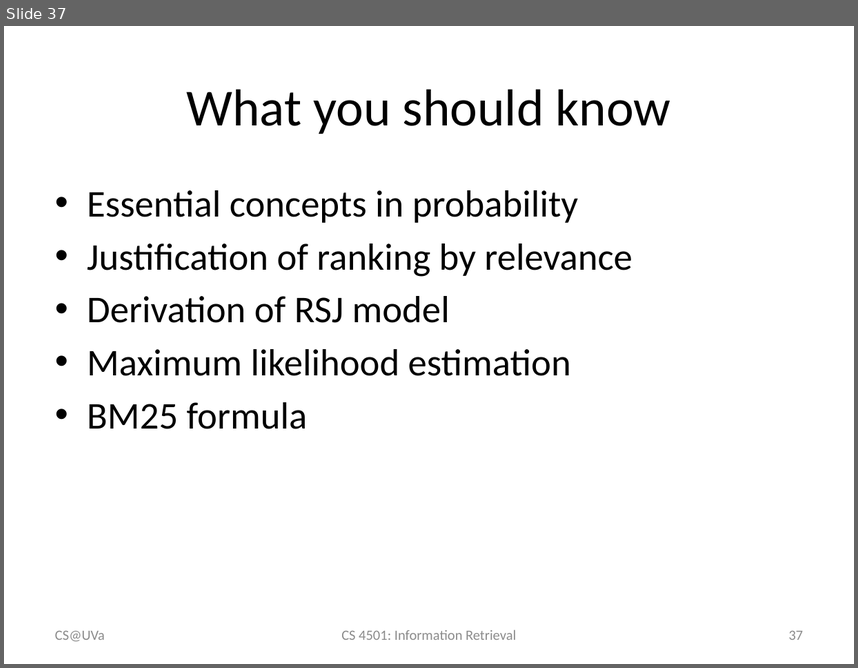
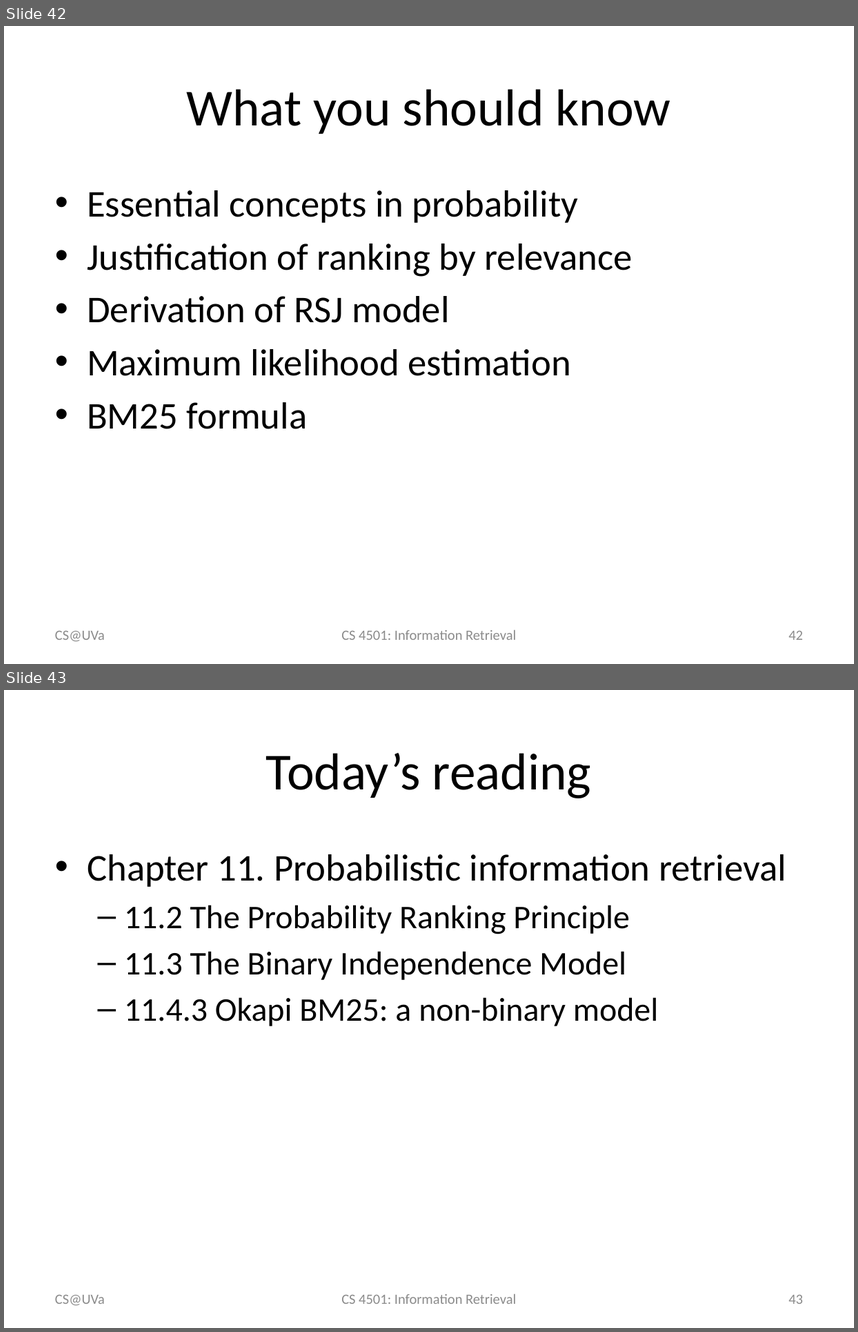
Before and after one commit to wang296/IR2015, a slide deck: docs/Probabilistic Ranking Principle.pptx. Shown one above the other, each under a label of ours: slide 37 before the commit, slides 42 and 43 after it. The pictures are 858x668 and 858x1332 pixels, drawn with LibreOffice and Linux fonts; fonts in the diff are those of the drawing. Boxes give left, top, right and bottom in pixels: in the first picture for what was removed or moved away, otherwise in the second. Text is boxed around its words. In the diff, an @@ line names an element or a change of style, - is before the commit and + after.

```diff
--- a/docs/Probabilistic Ranking Principle.pptx
+++ b/docs/Probabilistic Ranking Principle.pptx
@@ slide 43 added at <box>4,690,854,1328</box>, background #FFFFFF @@
@@ title added at <box>266,753,591,798</box>, 44 pt, text #000000 @@
+Today’s reading
@@ text added at <box>87,854,786,1026</box>, 28 pt, text #000000 @@
+• Chapter 11. Probabilistic information retrieval
+  – 11.2 The Probability Ranking Principle
+  – 11.3 The Binary Independence Model
+  – 11.4.3 Okapi BM25: a non-binary model
@@ text added at <box>55,1294,105,1305</box>, 12 pt, text #8C8C8C @@
+CS@UVa
@@ text added at <box>341,1294,516,1303</box>, 12 pt, text #8C8C8C @@
+CS 4501: Information Retrieval
@@ page number added at <box>789,1294,803,1303</box>, 12 pt, text #8C8C8C @@
+43
@@ what was slide 37 is now slide 42 @@
@@ page number at <box>789,630,803,639</box>: text changed @@
-37
+42
```
Also in this commit, not shown: 5 other slides added, 3 other files.
